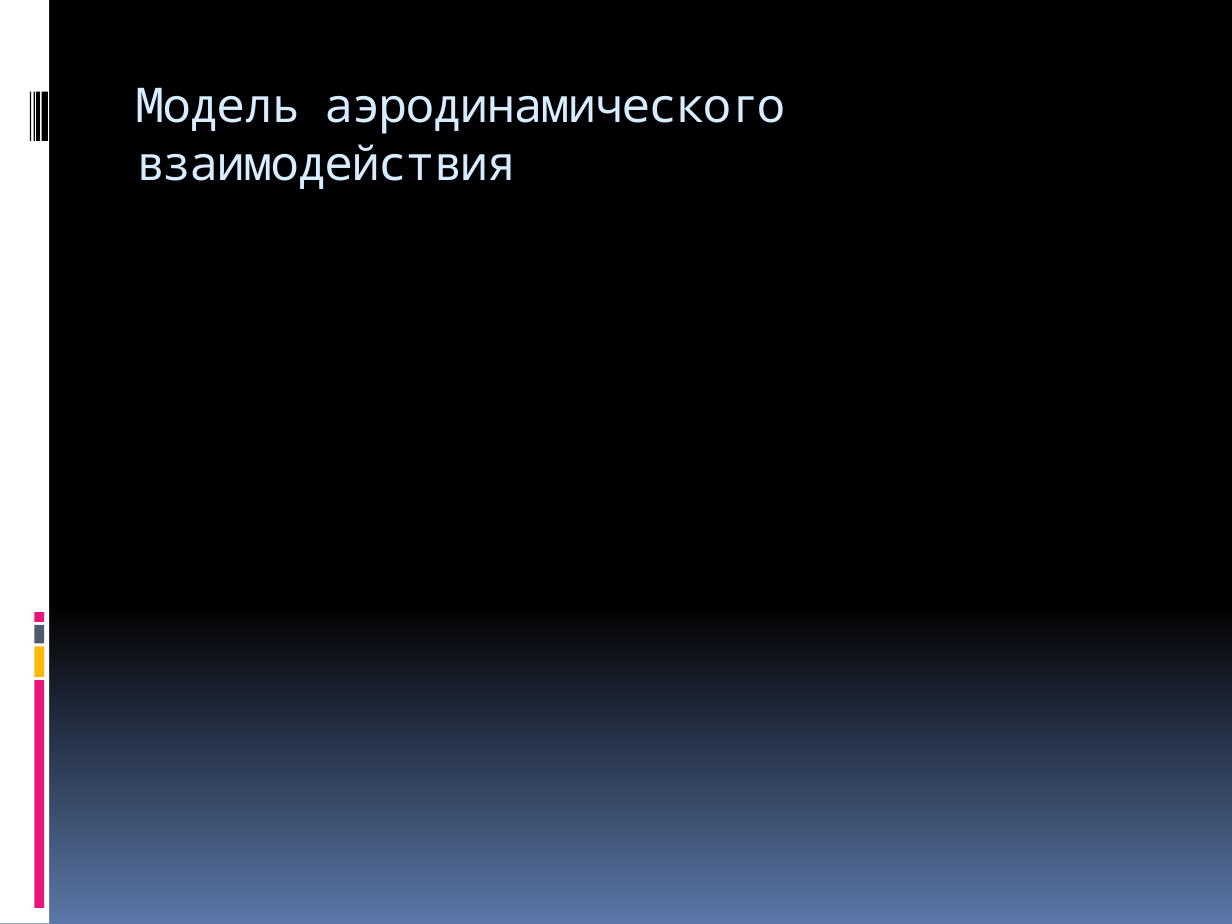
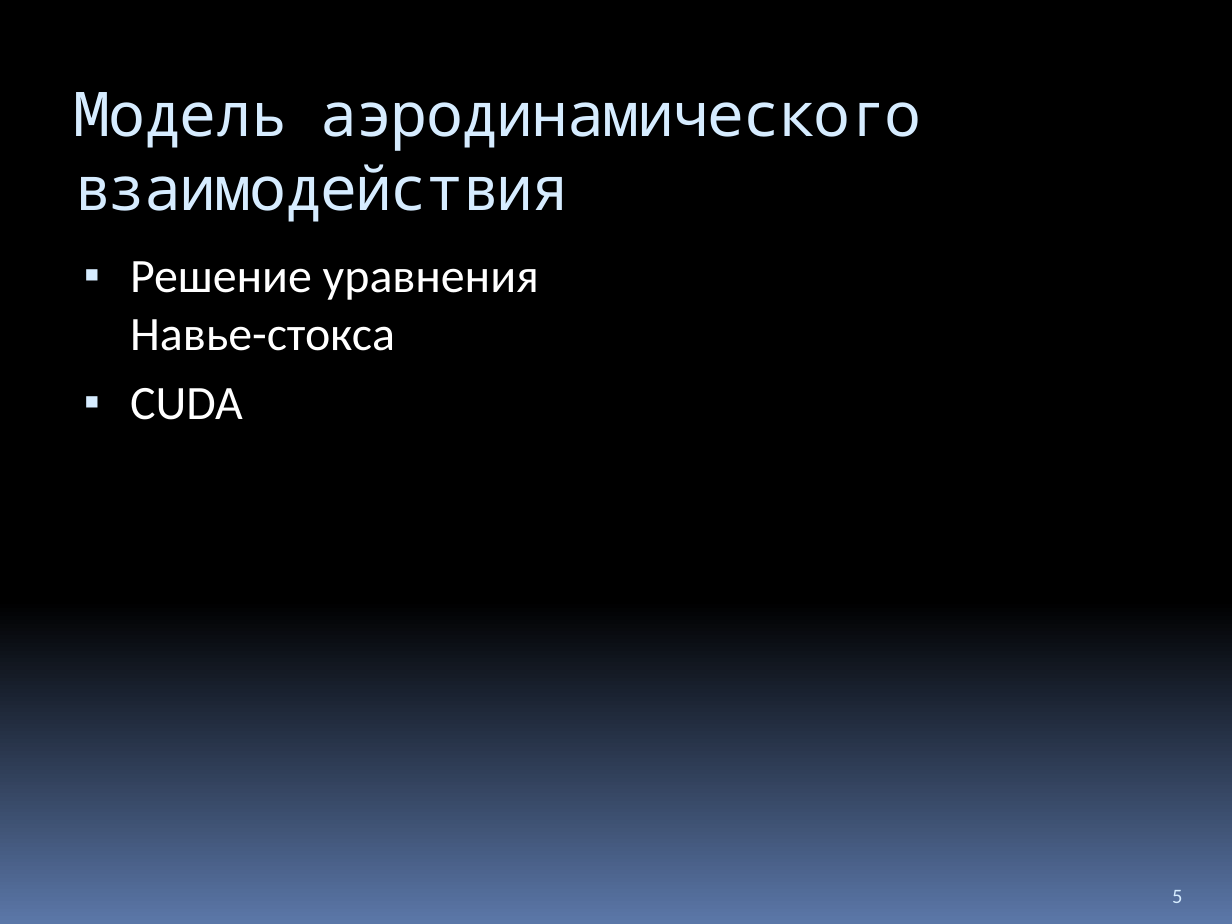
Before and after one commit to Jacobi20/quadro-xds, a slide deck: slide 5 of Docs/Medias2012.pptx (slide 14 before the commit). Drawn at 1232x924 pixels with LibreOffice and Linux fonts; fonts in the diff are those of the drawing. Boxes give left, top, right and bottom in pixels: in the first picture for what was removed or moved away, otherwise in the second. Text is boxed around its words. In the diff, an @@ line names an element or a change of style, - is before the commit and + after.

```diff
--- a/Docs/Medias2012.pptx
+++ b/Docs/Medias2012.pptx
@@ rectangle removed at (0,0,49,924) @@
@@ title "Модель аэродинамического взаимодействия": place and size @@
-title "Модель аэродинамического взаимодействия" at (135,87,785,189)
+title "Модель аэродинамического взаимодействия" at (74,92,921,222)
@@ title "Модель аэродинамического взаимодействия" at (74,92,921,222): size 28 to 36 pt @@
@@ rectangle removed at (30,91,31,140) @@
@@ rectangle removed at (33,91,34,140) @@
@@ rectangle removed at (36,91,39,140) @@
@@ rectangle removed at (42,91,48,140) @@
@@ text added at (130,261,539,420), 28 pt, text #FFFFFF @@
+▪ Решение уравнения Навье-стокса
+▪ CUDA
@@ rectangle removed at (34,625,44,643) @@
@@ rectangle removed at (34,612,44,622) @@
@@ rectangle removed at (34,647,44,678) @@
@@ rectangle removed at (34,680,44,908) @@
@@ page number added at (1172,890,1182,903), 12 pt, text #D6ECFF @@
+5
```
Also in this commit, not shown: 11 other slides changed, 3 slides added, 10 slides removed, 8 other files.
